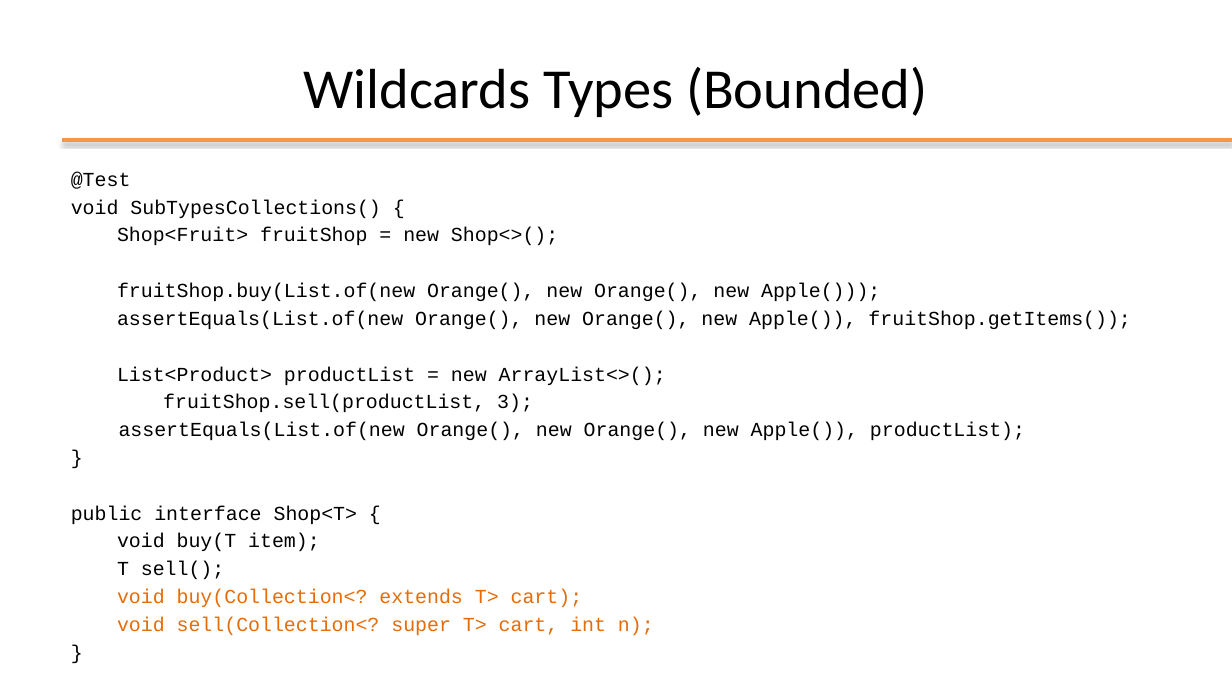
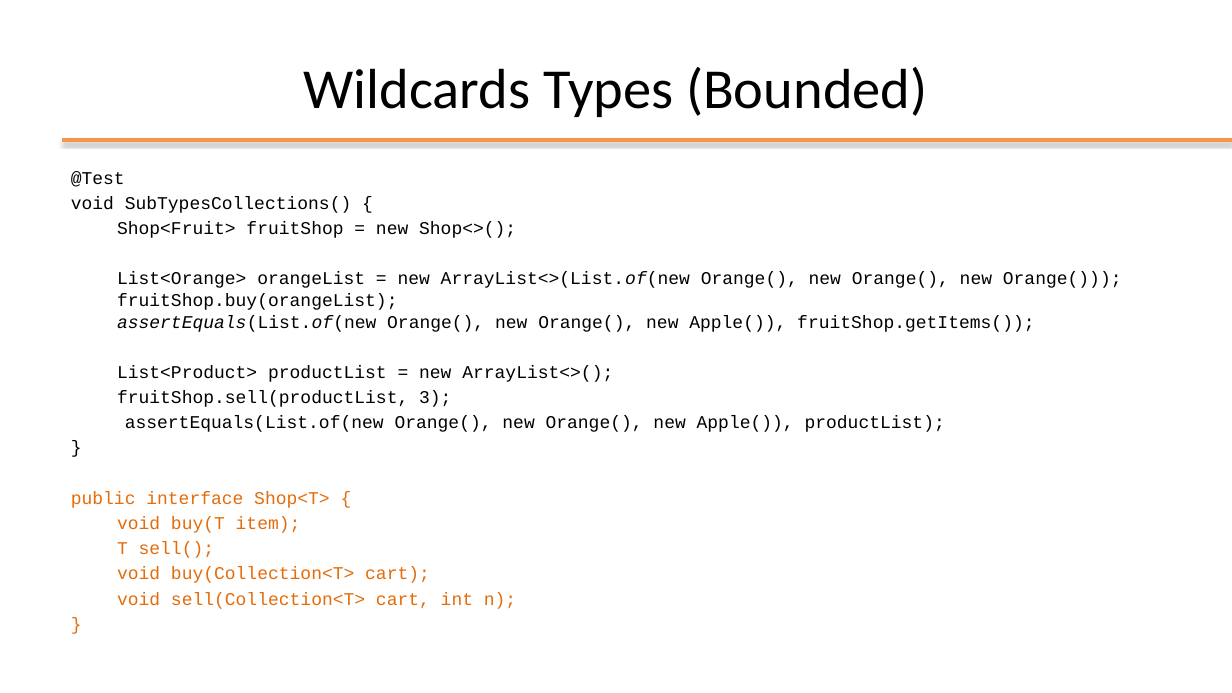
Before and after one commit to plctechnician/ooprogramming, a slide deck: slide 13 of java/slides/ppt/05 - Java Generic Data Structures.pptx. Drawn at 1232x693 pixels with LibreOffice and Linux fonts; fonts in the diff are those of the drawing; background and template pictures are left out. Boxes give left, top, right and bottom in pixels: in the first picture for what was removed or moved away, otherwise in the second. Text is boxed around its words. In the diff, an @@ line names an element or a change of style, - is before the commit and + after.

```diff
--- a/java/slides/ppt/05 - Java Generic Data Structures.pptx
+++ b/java/slides/ppt/05 - Java Generic Data Structures.pptx
@@ text at [71, 171, 945, 558]: size 15.5 to 14 pt in "@Test", "void SubTypesCollections() {", "Shop<Fruit> fruitShop = new Shop<>();", "List<Product> productList = new ArrayList<>();" and 7 more places; text colour #000000 to #E46C0A in "public interface Shop<T> {", "void buy(T item);", "T sell();", "}" @@
@@ text at [117, 272, 1122, 332]: text changed; size 15.5 to 14 pt @@
-fruitShop.buy(List.of(new Orange(), new Orange(), new Apple()));
-assertEquals(List.of(new Orange(), new Orange(), new Apple()), fruitShop.getItems());
+List<Orange> orangeList = new ArrayList<>(List.of(new Orange(), new Orange(), new Orange()));
+fruitShop.buy(orangeList);
+assertEquals(List.of(new Orange(), new Orange(), new Apple()), fruitShop.getItems());
@@ text at [117, 567, 516, 609]: text changed; size 15.5 to 14 pt @@
-void buy(Collection<? extends T> cart);
-void sell(Collection<? super T> cart, int n);
+void buy(Collection<T> cart);
+void sell(Collection<T> cart, int n);
```
Also in this commit, not shown: 7 other slides changed, 8 other files.
